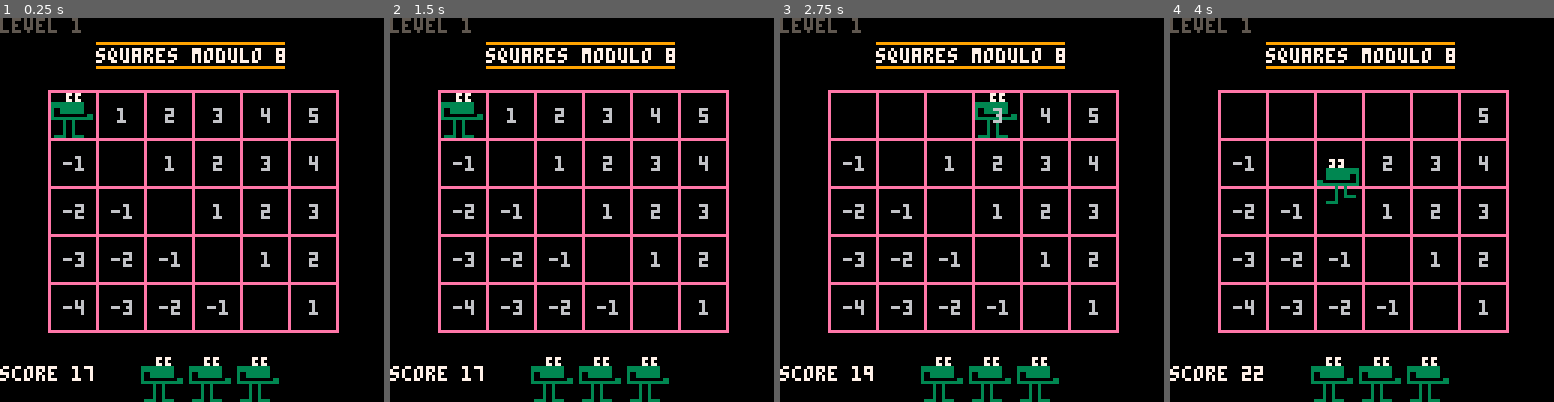
Above: before the commit, frames 1-4 (left to right).
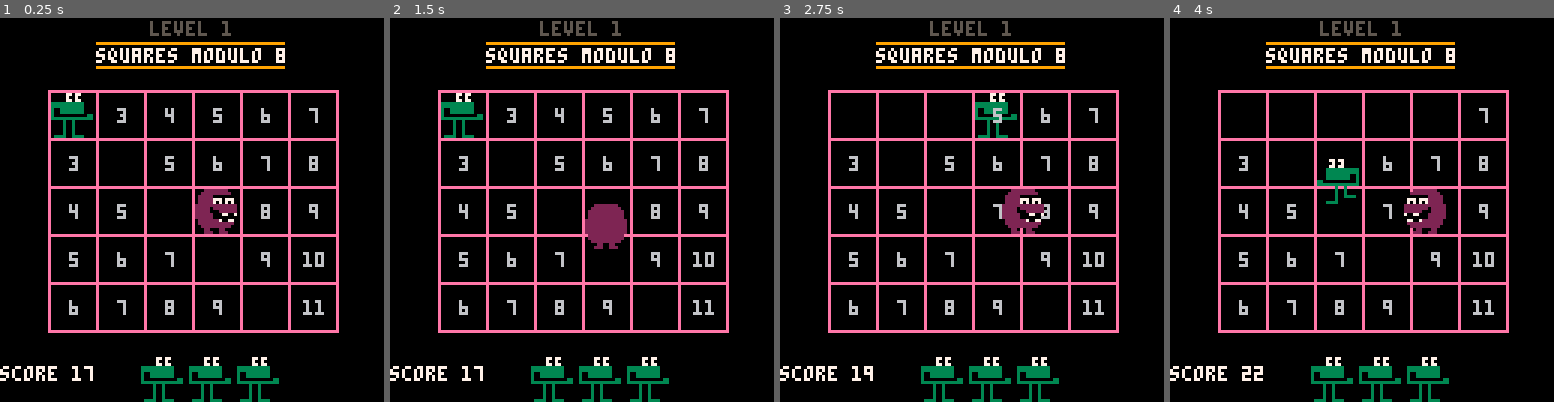
Above: after the commit, the same moments.

Repository: m4thpro/nl
Game: PICO-8 cartridge nl.p8
Same seed, same stepped clock (60 frames per second), same inputs: the game is played once before the commit and once after it.
Inputs:
- Up to frame 1 (0.25 s): no input
- Up to frame 2 (1.5 s): tap X (X key) at 0.33, 1.07 s; tap O (Z key) at 0.7 s
- Up to frame 3 (2.75 s): hold Right 1.6-2.1 s; tap O (Z key) at 1.7, 2.1, 2.5 s; tap X (X key) at 1.85 s; hold Up 2.15-2.42 s; hold Right from 2.47 s (still down)
- Up to frame 4 (4 s): tap O (Z key) at 2.9, 3.3, 3.7 s; tap X (X key) at 2.97 s; release Right at 3.03 s; hold Left 3.08-3.58 s; hold Down 3.63-3.97 s

The runs differ from the first frame. In frame 1, 3.1% of the frame differs, in the area x 0-85%, y 0-78%; in frame 2, 3.3%; in frame 3, 3.1%; in frame 4, 3.0%.

Commit message:
a troggle

Diff:
--- a/nl.p8
+++ b/nl.p8
@@ -22,22 +22,136 @@
 cy = 5
 originx = 16
 originy = 24
-board = {}
 
 function eat(number)
    score = score + 1
 end
 
+function draw_troggle(t)
+   local bottom = 16
+
+   if t.dx == 0 and t.dy == 0 then
+      bottom = 16
+   else
+      if (t.x + t.y) % 4 == 2 then
+	 bottom = 2
+      end
+      if (t.x + t.y) % 4 == 0 then
+	 bottom = 18
+      end
+   end
+
+   pal(8,0)
+   if t.down then
+      spr(36, t.x, t.y, 2, 1)
+      spr(bottom + 36, t.x, t.y + 8, 2, 1)
+      return
+   end
+
+   if t.up then
+      spr(40, t.x, t.y, 2, 1)
+      spr(bottom + 40, t.x, t.y + 8, 2, 1)
+      return
+   end
+
+   spr(32, t.x, t.y, 2, 1, t.left)
+   spr(bottom + 32, t.x, t.y + 8, 2, 1, t.left)
+end
+
+function move_troggle(t)
+   t.x = t.x + t.dx
+   t.y = t.y + t.dy
+
+   -- stay pointing in movement direction
+   if t.dx < 0 then
+      t.left = true
+      t.up = false
+      t.down = false
+   end
+   if t.dx > 0 then
+      t.left = false
+      t.up = false
+      t.down = false
+   end
+   if t.dy < 0 then
+      t.left = false
+      t.up = true
+      t.down = false
+   end
+   if t.dy > 0 then
+      t.left = false
+      t.up = false
+      t.down = true
+   end
+
+   -- stop when we make it to a square
+   if (t.x - originx) % 16 == 0 then
+      t.dx = 0
+   end
+   if (t.y - originy) % 16 == 0 then
+      t.dy = 0
+   end
+
+   -- if we are not moving, then wait a random time
+   if t.dx == 0 and t.dy == 0 and not t.waiting then
+      t.waiting = rnd() * 32
+   end
+
+   if t.waiting then
+      t.waiting = t.waiting - 1
+
+      -- once we're done waiting...
+      if t.waiting < 0 then
+	 t.waiting = nil
+	 -- move in a random direction
+	 local r = flr(4*rnd())
+	 if r == 0 then t.dx =  1 end
+	 if r == 1 then t.dx = -1 end
+	 if r == 2 then t.dy =  1 end
+	 if r == 3 then t.dy = -1 end
+      end
+   end
+
+   -- troggles die when off the screen
+   if t.x == originx - 16 then t.dead = true end
+   if t.y == originy - 16then t.dead = true end
+   if t.x == originx + 16*cx then t.dead = true end
+   if t.y == originy + 16*cy then t.dead = true end
+
+   if t.dead then
+      del(troggles,t)
+   end
+end
+
+function make_troggle(x,y)
+   local t = {}
+   t.x = x
+   t.y = y
+   t.dx = 0
+   t.dy = 0
+   add(troggles,t)
+   return t
+end
+
 function _init()
+   troggles = {}
+   board = {}
+   make_troggle(3*16 + originx,2*16 + originy)
    for i=1,cx do
       board[i] = {}
       for j=1,cy do
-	 board[i][j] = i-j
+	 board[i][j] = i+j
 	 if i==j then
 	    board[i][j] = false
 	 end
       end
    end
+end
+
+function print_center(str,y,col)
+   local width = 4 * #str
+   local x = 64 - 2 * #str
+   print(str, x, y, col)
 end
 
 function draw_title()
@@ -45,7 +159,7 @@
    local x = 64 - 2 * #title
    line(x, 8, x + width - 2, 8, 9 )
    line(x, 16, x + width - 2, 16, 9 )
-   print(title, x, 10, 7)
+   print_center(title, 10, 7)
 end
 
 function draw_board()
@@ -80,10 +194,13 @@
       spr(bottom + 4, pl.x, pl.y + 8, 2, 1, pl.left)
    else
       spr(0, pl.x, pl.y, 2, 1, pl.left)
-      spr(bottom, pl.x, pl.y + 8, 2, 1, pl.left)  end
+      spr(bottom, pl.x, pl.y + 8, 2, 1, pl.left)
+   end
 end
 
 function _update()
+   foreach(troggles, move_troggle)
+
    if (btn(0)) then pl.dx=-1 end
    if (btn(1)) then pl.dx= 1 end
    if (btn(2)) then pl.dy=-1 end
@@ -136,17 +253,20 @@
    camera (0, 0)
    rectfill (0,0,127,127,0)
    map(0,0, 0,0, 16,16)
+
+   clip(originx + 1,originy + 1,originx + (cx-1)*16, originy + (cy-1)*16)
    draw_player()
+   draw_board()
+   foreach(troggles, draw_troggle)
+   clip()
 
    print("score " .. tostr(score), 0, 116, 7)
-   print("level " .. tostr(level), 0, 0, 5)
+   print_center("level " .. tostr(level),1,5)
    draw_title()
 
    for i = 1,lives do
       spr(0, 30 + 16 * i, 128-16, 2, 2)
    end
-
-   draw_board()
 end
 
 __gfx__
